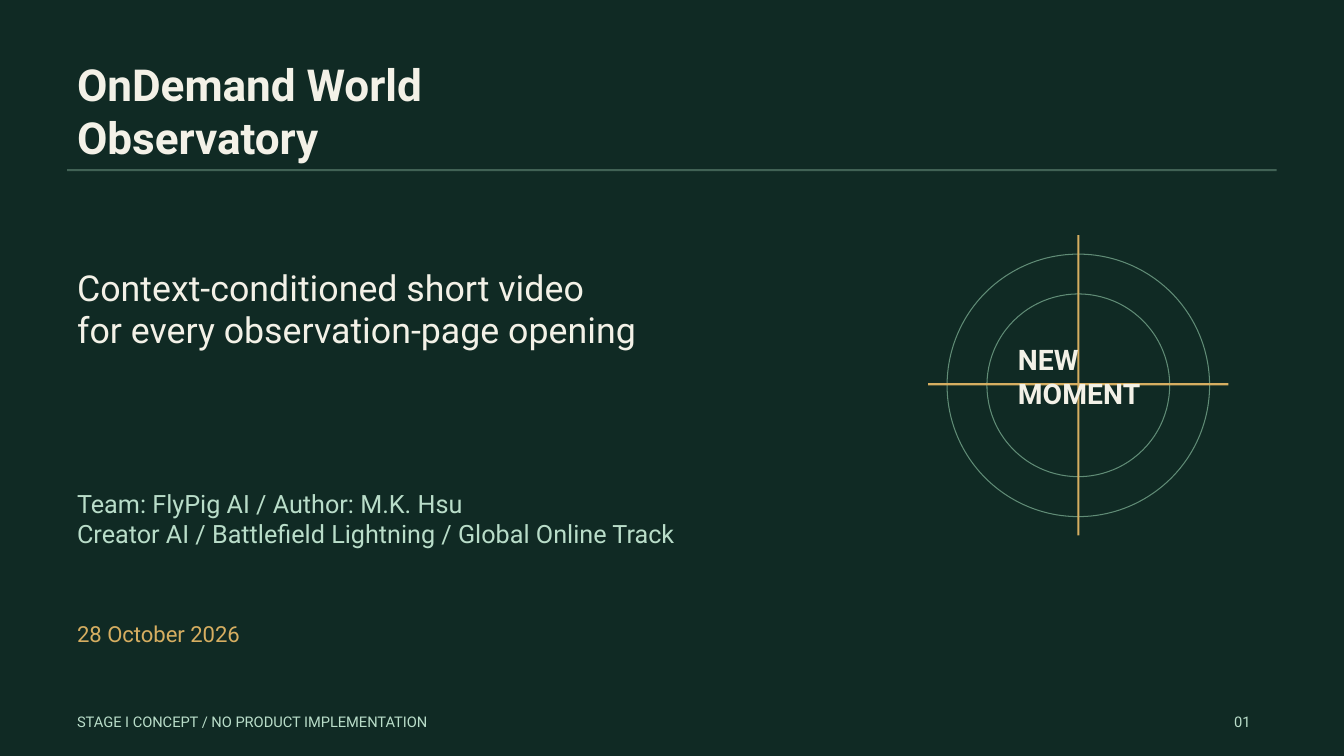
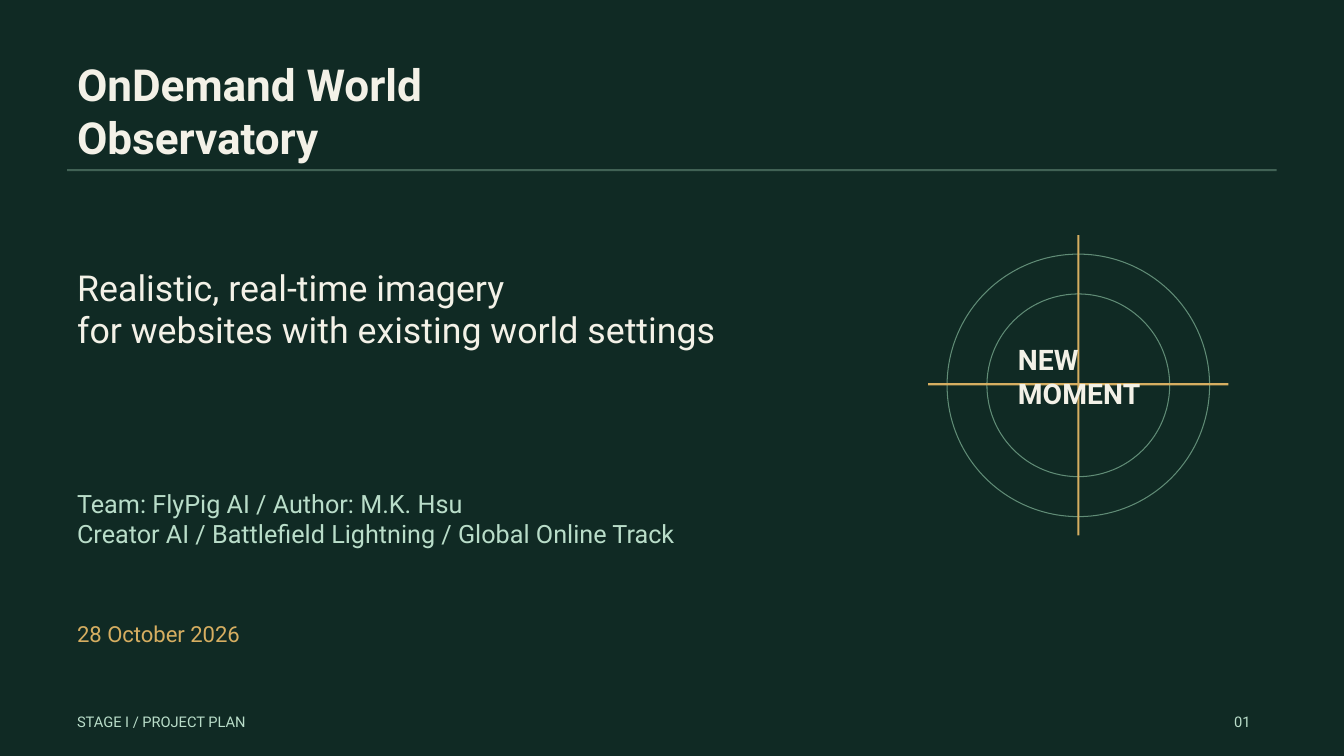
Before and after one commit to mkhsu2002/OnDemand-World-Observatory, a slide deck: slide 1 of deliverables/OnDemand-World-Observatory-Proposal.pptx. Drawn at 1344x756 pixels with LibreOffice and Linux fonts; fonts in the diff are those of the drawing. Boxes give left, top, right and bottom in pixels: in the first picture for what was removed or moved away, otherwise in the second. Text is boxed around its words. In the diff, an @@ line names an element or a change of style, - is before the commit and + after.

Commit message:
Align proposal materials with public website observation plan

```diff
--- a/deliverables/OnDemand-World-Observatory-Proposal.pptx
+++ b/deliverables/OnDemand-World-Observatory-Proposal.pptx
@@ text at [77,274,715,351]: text changed @@
-Context-conditioned short video
-for every observation-page opening
+Realistic, real-time imagery
+for websites with existing world settings
@@ text at [77,716,245,727]: text changed @@
-STAGE I CONCEPT / NO PRODUCT IMPLEMENTATION
+STAGE I / PROJECT PLAN
```
Also in this commit, not shown: 12 other slides changed, 1 slide added, 1 slide removed, 16 other files.
